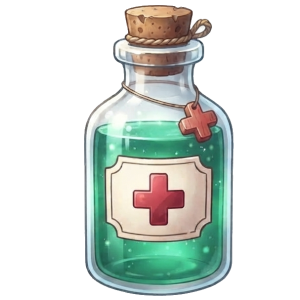
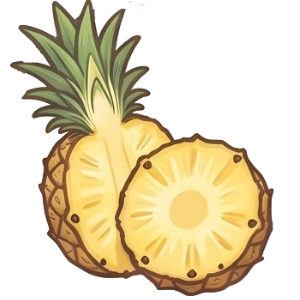
The second 300 × 300 image is a revision of the first. Changes to its layers:
hid "Копия Gemini_Generated_Image_yyld3ryyld3ryyld.jpg" over [84, 5, 234, 296]
added layer "Копия fruits.png #1" above "Копия hamburger" over [10, 0, 275, 297]
